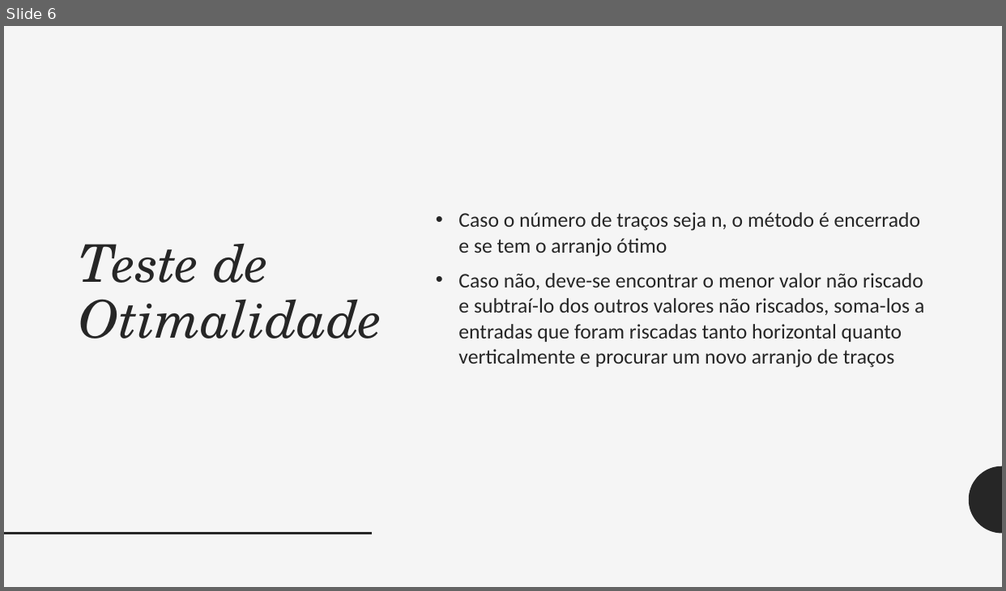
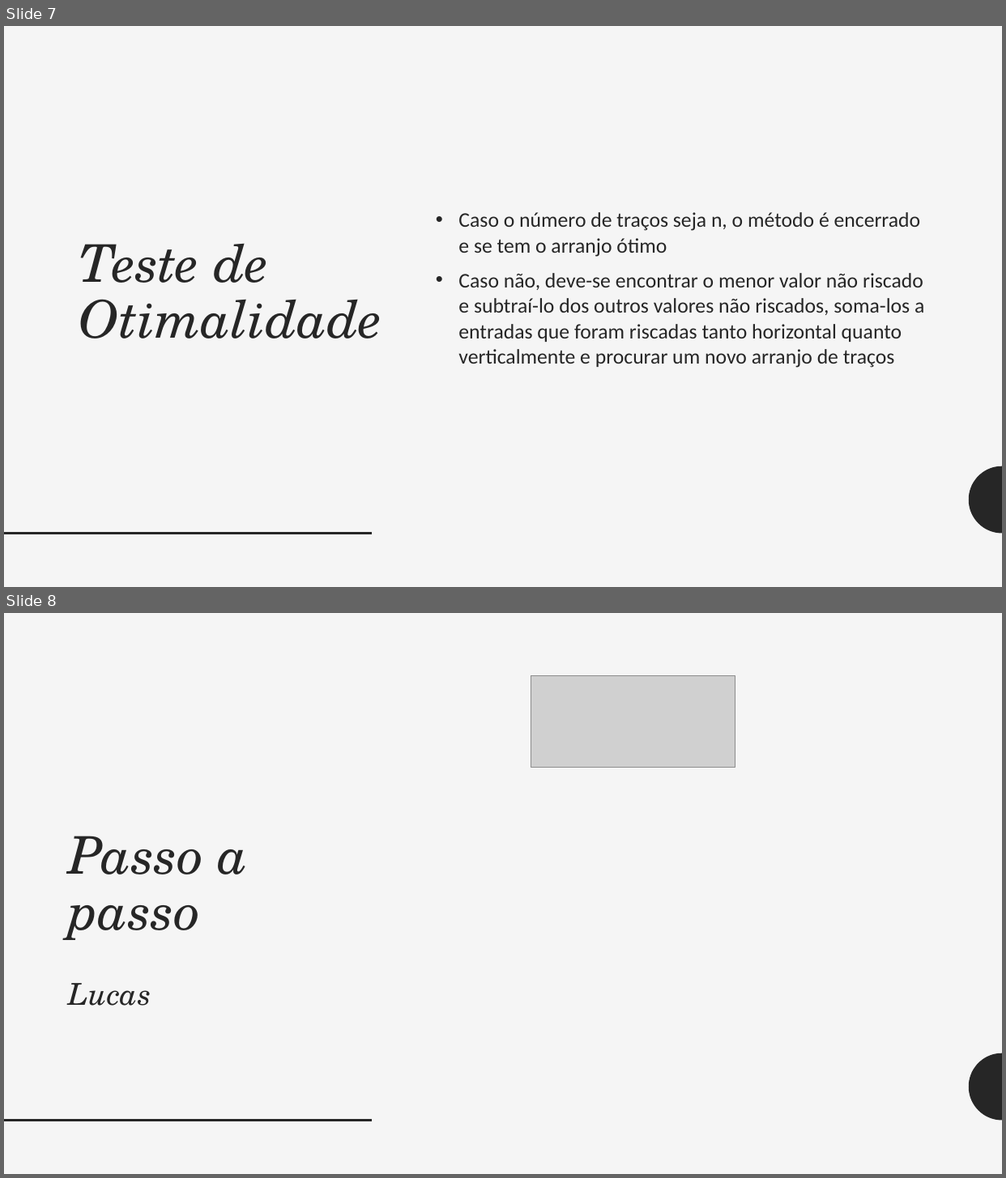
Before and after one commit to rafaelmotaalves/MetodoHungaro, a slide deck: MetodoHungaro.pptx. Shown one above the other, each under a label of ours: slide 6 before the commit, slides 7 and 8 after it. The pictures are 1006x591 and 1006x1178 pixels, drawn with LibreOffice and Linux fonts; fonts in the diff are those of the drawing; grey boxes stand for pictures. Boxes give left, top, right and bottom in pixels: in the first picture for what was removed or moved away, otherwise in the second. Text is boxed around its words. In the diff, an @@ line names an element or a change of style, - is before the commit and + after.

```diff
--- a/MetodoHungaro.pptx
+++ b/MetodoHungaro.pptx
@@ slide 8 added at (4,613,1002,1174), background #F5F5F5; not listed: 2 template elements that a slide beside it also shows @@
@@ picture added at (531,676,735,767) @@
@@ title added at (69,836,248,1006), 50 pt, text #262626, italic @@
+Passo a passo
+Lucas
@@ what was slide 6 is now slide 7 @@
```
Also in this commit, not shown: 2 slides changed, 12 other slides added.
